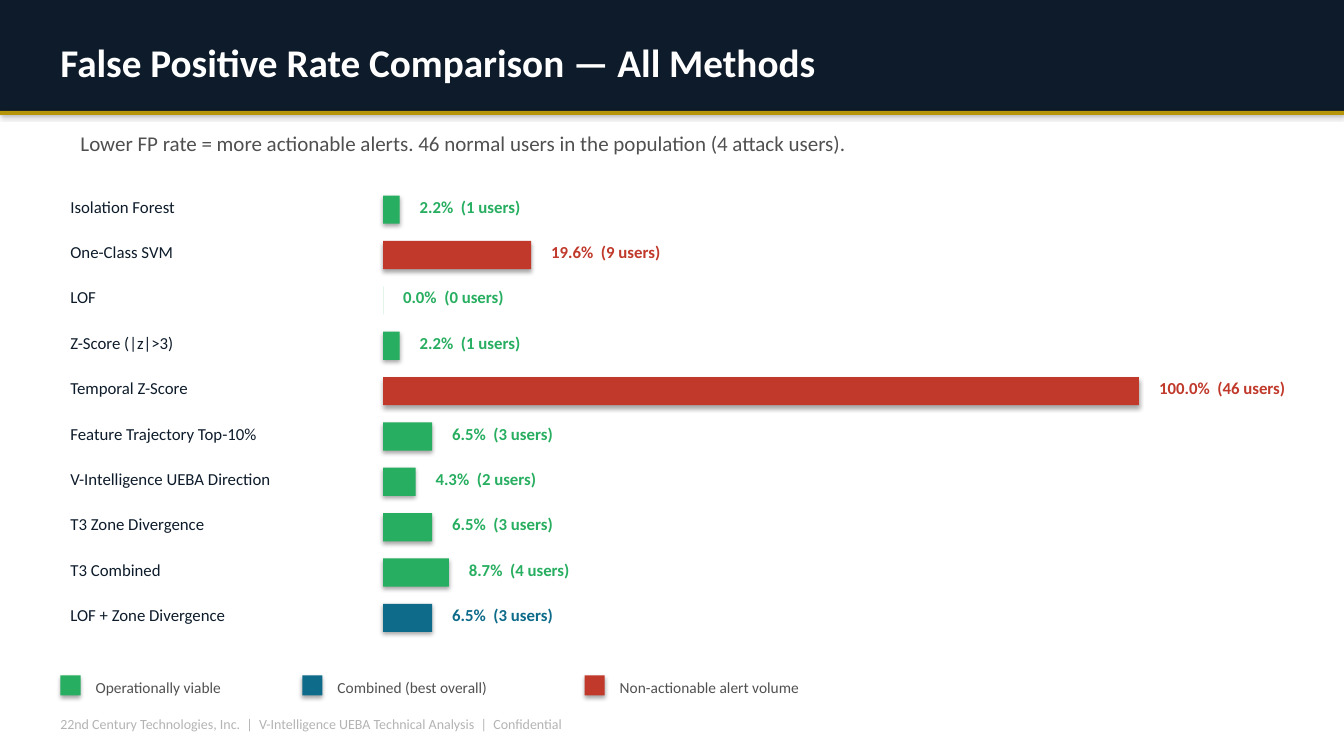
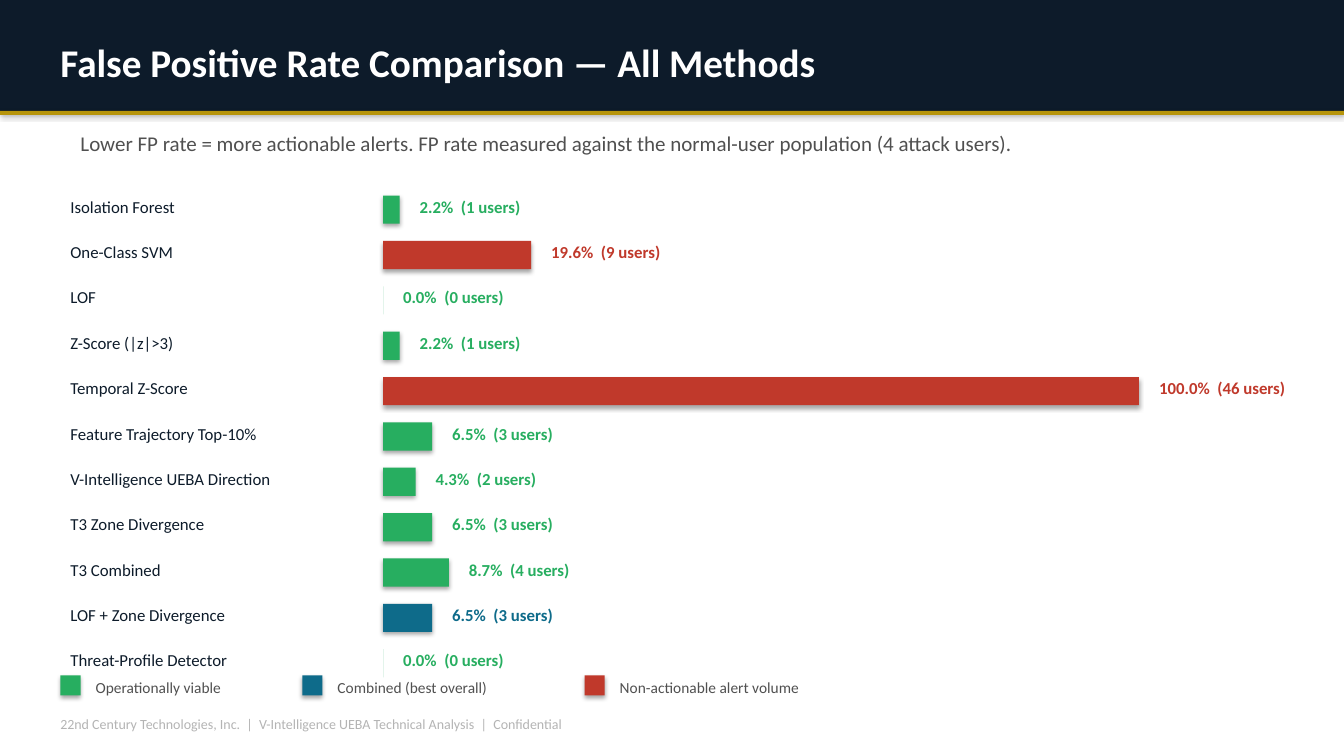
Before and after one commit to ravindrashukla/CyberUEBA_BehavioralIntel, a slide deck: slide 17 of docs/V_Intelligence_UEBA_Technical_Deep_Dive.pptx. Drawn at 1344x756 pixels with LibreOffice and Linux fonts; fonts in the diff are those of the drawing. Boxes give left, top, right and bottom in pixels: in the first picture for what was removed or moved away, otherwise in the second. Text is boxed around its words. In the diff, an @@ line names an element or a change of style, - is before the commit and + after.

```diff
--- a/docs/V_Intelligence_UEBA_Technical_Deep_Dive.pptx
+++ b/docs/V_Intelligence_UEBA_Technical_Deep_Dive.pptx
@@ text at [80, 136, 1011, 155]: text changed @@
-Lower FP rate = more actionable alerts. 46 normal users in the population (4 attack users).
+Lower FP rate = more actionable alerts. FP rate measured against the normal-user population (4 attack users).
@@ text added at [70, 654, 227, 666], 12 pt, text #0D1B2A @@
+Threat-Profile Detector
@@ rectangle added at [383, 649, 383, 678], fill #27AE60 @@
@@ text added at [403, 653, 504, 669], 12 pt, text #27AE60, bold @@
+0.0% (0 users)
```
Also in this commit, not shown: 11 other slides changed, 17 other files.
